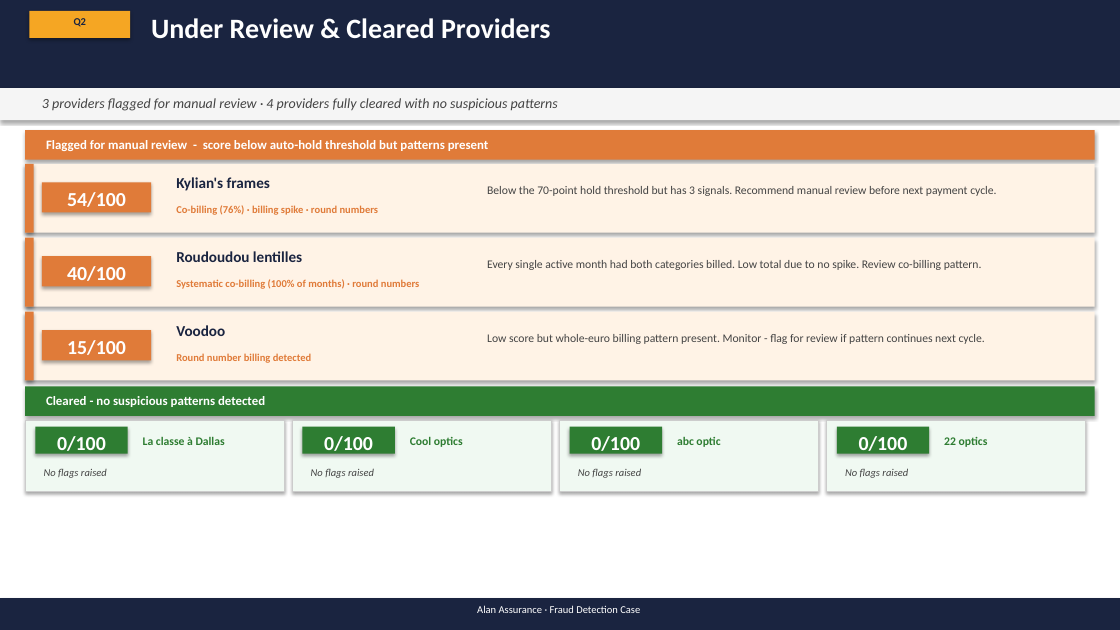
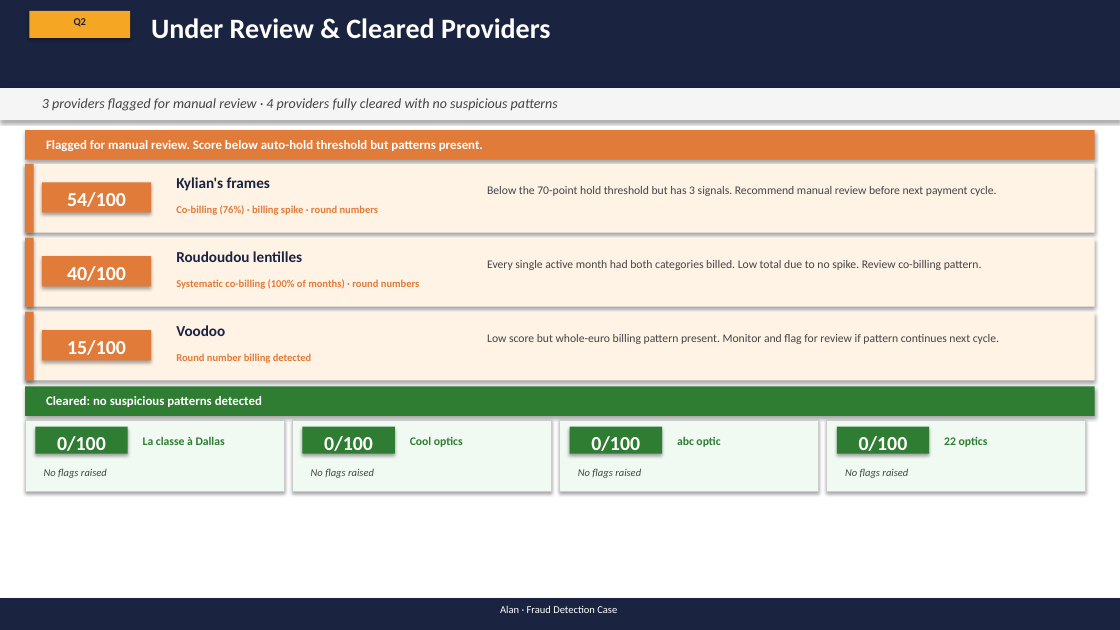
Before and after one commit to MaxwellM34/InsuranceFraudDetection, a slide deck: slide 12 of fraud_ops_presentation_updated.pptx. Drawn at 1120x630 pixels with LibreOffice and Linux fonts; fonts in the diff are those of the drawing. Boxes give left, top, right and bottom in pixels: in the first picture for what was removed or moved away, otherwise in the second. Text is boxed around its words. In the diff, an @@ line names an element or a change of style, - is before the commit and + after.

```diff
--- a/fraud_ops_presentation_updated.pptx
+++ b/fraud_ops_presentation_updated.pptx
@@ text at bbox=[46, 140, 483, 151]: text changed @@
-Flagged for manual review - score below auto-hold threshold but patterns present
+Flagged for manual review. Score below auto-hold threshold but patterns present.
@@ text at bbox=[487, 334, 999, 344]: text changed @@
-Low score but whole-euro billing pattern present. Monitor - flag for review if pattern continues next cycle.
+Low score but whole-euro billing pattern present. Monitor and flag for review if pattern continues next cycle.
@@ text at bbox=[46, 396, 262, 407]: text changed @@
-Cleared - no suspicious patterns detected
+Cleared: no suspicious patterns detected
@@ text at bbox=[500, 605, 617, 613]: text changed @@
-Alan Assurance · Fraud Detection Case
+Alan · Fraud Detection Case
```
Also in this commit, not shown: 12 other slides changed, 1 other file.
